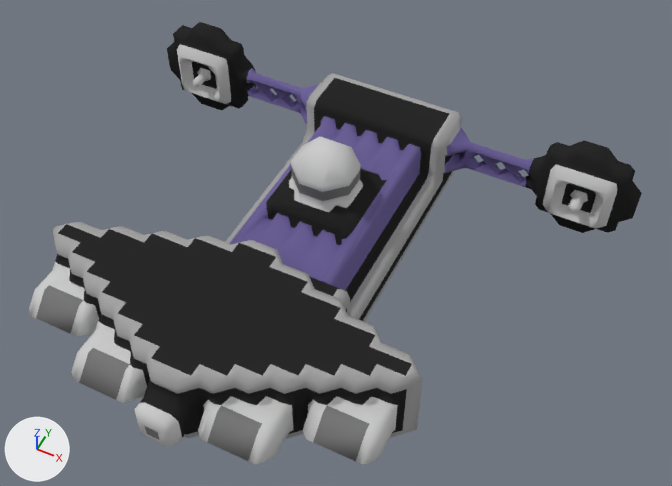
Before and after pictures for a commit that changed the OBJ model src/jsMain/resources/meshes/usa-3-raven-rock-class.obj.
Before and after are seen from a camera (50 mm lens) standing at (24.2, -41.2, 59.0) and looking at (2.9, 1.5, 5.6). The axes (+X, +Y, +Z) are drawn at lower left. The lights are the same throughout. Where no turn or scale is listed for an object, it has been applied to the vertices.

Objects in the first picture: 'usa-3-raven-rock-class'.
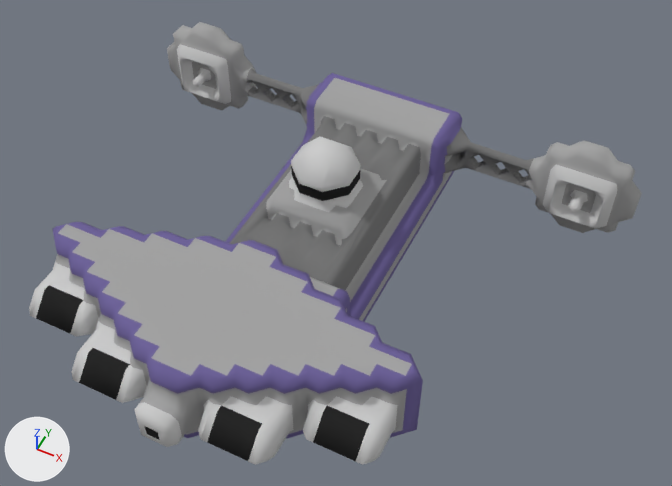
Boxes (x1, y1, x2, y2) around the edits, measured in the pictures (672 x 486 px; the box of a moved part takes in the faces that stretch with it):
part 1 of me_usa_3_raven_rock_class, moved or reshaped: before (335, 120, 569, 216); after (369, 131, 569, 216)
part 2 of me_usa_3_raven_rock_class, moved or reshaped (not visible afterwards): before (319, 392, 341, 405)
part 3 of me_usa_3_raven_rock_class, moved or reshaped: before (293, 221, 304, 231); after (312, 227, 317, 235)
part 4 of me_usa_3_raven_rock_class, surface changed: (45, 25, 642, 440) in both

The change, as a list of edits to the scene's bpy script:
```text
Change me_usa_3_raven_rock_class:
    used by ob_usa_3_raven_rock_class; location = (0.0, 0.0, 0.0)
    remove me_usa_3_raven_rock_class.from_pydata(...)  # 1694 vertices, 3087 faces; spans x -22.5..22.5, y -19.0..19.0, z 0.0..11.0
    add me_usa_3_raven_rock_class.from_pydata(...)  # 1688 vertices, 3090 faces; spans x -22.5..22.5, y -19.0..19.0, z 0.0..11.0
    me_usa_3_raven_rock_class part 1: 8 vertices removed from x -3.2..18.0, y 13.5..18.5, z 3.5..5.5; 4 vertices added at x 0.5..17.0, y 13.5..17.5, z 2.0..6.0
    me_usa_3_raven_rock_class part 2: 2 vertices removed from x 7.0..9.7, y -12.5..-6.0, z 3.5..8.2; 1 vertex added at x 6.5, y -7.5, z 1.5
    me_usa_3_raven_rock_class part 3: 1 vertex removed from x -0.7, y 1.8, z 5.5; 1 vertex added at x 0.8, y 1.8, z 5.5
    me_usa_3_raven_rock_class part 4: 2205 kept faces spanning x -22.5..22.5, y -19.0..19.0, z 0.0..10.0 get new texture (UV) coordinates
```
